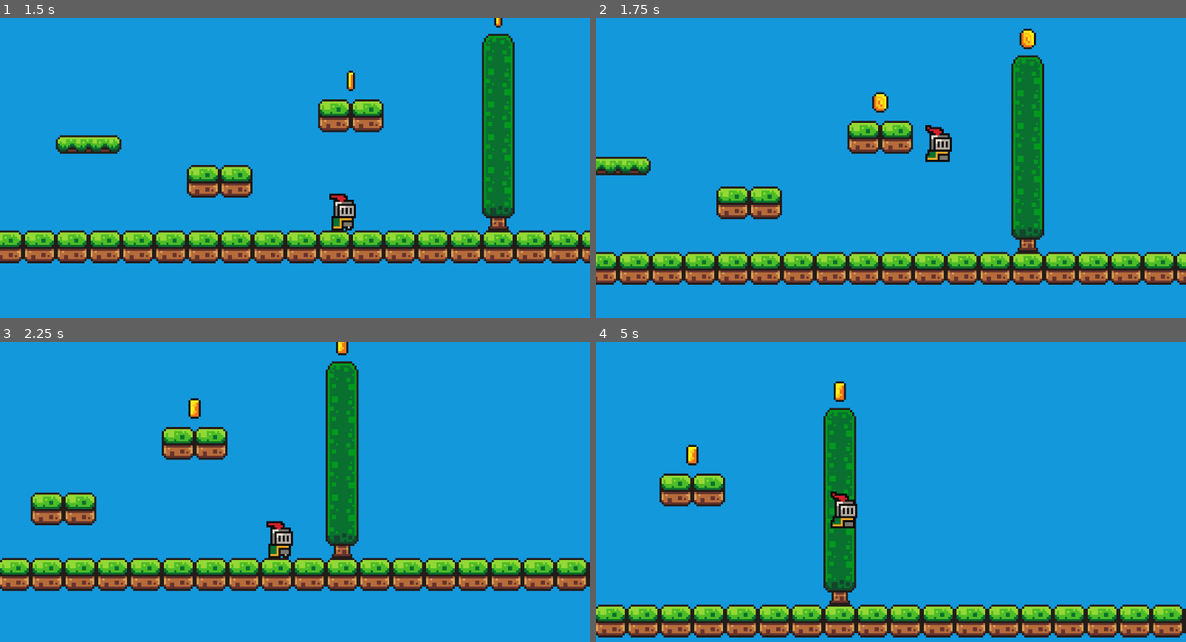
Above: before the commit, frames 1-4 (two rows, left to right).
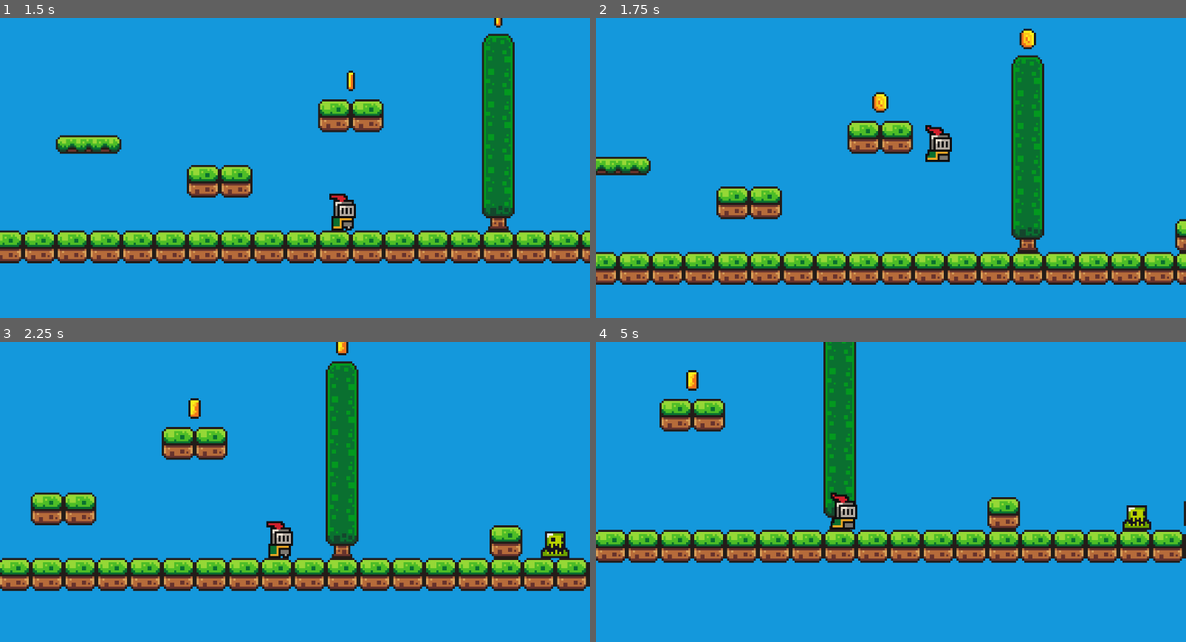
Above: after the commit, the same moments.

Repository: Nikman800/Lab_4_Game
Game: Godot game, scene res://scenes/game.tscn
Two runs of this game, one before a commit and one after it. Both use one fixed random seed, a clock stepped at 60 frames per second and the inputs below.
Inputs:
- Up to frame 1 (1.5 s): tap Enter (ui_accept) at 0.5, 0.77 s; hold Right (ui_right) from 0.53 s (still down)
- Up to frame 2 (1.75 s): keep holding Right (ui_right); tap Enter (ui_accept) at 1.52 s
- Up to frame 3 (2.25 s): release Right (ui_right) at 2.03 s; hold Left (ui_left) from 2.03 s (still down)
- Up to frame 4 (5 s): release Left (ui_left) at 2.78 s; hold Right (ui_right) 2.78-4.28 s; tap Enter (ui_accept) at 3.02, 3.77, 4.52 s; hold Left (ui_left) from 4.28 s (still down)

Frame 1 is identical in both runs. In frame 2, 0.2% of the frame differs, in the area x 98-100%, y 66-79%; in frame 3, 1.0%; in frame 4, 27%, in the area x 0-100%, y 0-99%.

Commit message:
Added slime enemy

Diff:
--- /dev/null
+++ b/assets/sprites/slime.gd
@@ -0,0 +1,20 @@
+extends Node2D
+
+const SPEED = 60
+
+var direction = -1
+
+@onready var ray_cast_right = $RayCastRight
+@onready var ray_cast_left = $RayCastLeft
+@onready var animated_sprite = $AnimatedSprite2D
+
+
+# Called every frame. 'delta' is the elapsed time since the previous frame.
+func _process(delta):
+	if ray_cast_right.is_colliding():
+		direction = -1
+		animated_sprite.flip_h = true
+	if ray_cast_left.is_colliding():
+		direction = 1
+		animated_sprite.flip_h = false
+	position.x += direction * SPEED * delta
--- a/scenes/game.tscn
+++ b/scenes/game.tscn
@@ -1,10 +1,11 @@
-[gd_scene load_steps=12 format=3 uid="uid://ce7c6q1u36skb"]
+[gd_scene load_steps=13 format=3 uid="uid://ce7c6q1u36skb"]
 
 [ext_resource type="PackedScene" uid="uid://buqsspxla075q" path="res://scenes/player.tscn" id="1_ppmqx"]
 [ext_resource type="Texture2D" uid="uid://8rh8vh2psuxg" path="res://assets/sprites/world_tileset.png" id="2_eqwxu"]
 [ext_resource type="PackedScene" uid="uid://dwfjvdh2j2ero" path="res://scenes/platform.tscn" id="3_v7s5c"]
 [ext_resource type="PackedScene" uid="uid://bybwh5jjgsgkl" path="res://scenes/coin.tscn" id="4_w0ket"]
 [ext_resource type="PackedScene" uid="uid://b631raxidnram" path="res://scenes/killzone.tscn" id="5_3bfb2"]
+[ext_resource type="PackedScene" uid="uid://dlfvcmxaf158c" path="res://scenes/slime.tscn" id="6_bvobh"]
 
 [sub_resource type="TileSetAtlasSource" id="TileSetAtlasSource_fk1l3"]
 texture = ExtResource("2_eqwxu")
@@ -457,7 +458,7 @@
 layer_0/name = "Background"
 layer_0/tile_data = PackedInt32Array(-720910, 0, 11, -655374, 0, 11, -589838, 0, 11, -524302, 0, 11, -458766, 0, 11, -3 …(17358 unchanged characters)…
 layer_1/name = "Mid"
-layer_1/tile_data = PackedInt32Array(65532, 0, 0, 65533, 0,  …(444 unchanged characters)… , 37, 0, 0, 38, 0, 0, 39, 0, 0, 40, 0, 0)
+layer_1/tile_data = PackedInt32Array(65532, 0, 0, 65533, 0,  …(444 unchanged characters)… , 37, 0, 0, 38, 0, 0, 39, 0, 0, 40, 0, 0, -65519, 0, 0, -65513, 0, 0)
 
 [node name="Player" parent="." instance=ExtResource("1_ppmqx")]
 z_index = 5
@@ -512,3 +513,6 @@
 "": SubResource("AnimationLibrary_4gndd")
 }
 autoplay = "move"
+
+[node name="Slime" parent="." instance=ExtResource("6_bvobh")]
+position = Vector2(295, 0)
--- /dev/null
+++ b/scenes/slime.tscn
@@ -0,0 +1,68 @@
+[gd_scene load_steps=10 format=3 uid="uid://dlfvcmxaf158c"]
+
+[ext_resource type="Script" path="res://assets/sprites/slime.gd" id="1_odq1j"]
+[ext_resource type="Texture2D" uid="uid://4l2yddxh6ckw" path="res://assets/sprites/slime_green.png" id="1_rk2h7"]
+[ext_resource type="PackedScene" uid="uid://b631raxidnram" path="res://scenes/killzone.tscn" id="2_rhjrk"]
+
+[sub_resource type="AtlasTexture" id="AtlasTexture_tjcpr"]
+atlas = ExtResource("1_rk2h7")
+region = Rect2(0, 24, 24, 24)
+
+[sub_resource type="AtlasTexture" id="AtlasTexture_knfbv"]
+atlas = ExtResource("1_rk2h7")
+region = Rect2(24, 24, 24, 24)
+
+[sub_resource type="AtlasTexture" id="AtlasTexture_e14uq"]
+atlas = ExtResource("1_rk2h7")
+region = Rect2(48, 24, 24, 24)
+
+[sub_resource type="AtlasTexture" id="AtlasTexture_grsro"]
+atlas = ExtResource("1_rk2h7")
+region = Rect2(72, 24, 24, 24)
+
+[sub_resource type="SpriteFrames" id="SpriteFrames_143u1"]
+animations = [{
+"frames": [{
+"duration": 1.0,
+"texture": SubResource("AtlasTexture_tjcpr")
+}, {
+"duration": 1.0,
+"texture": SubResource("AtlasTexture_knfbv")
+}, {
+"duration": 1.0,
+"texture": SubResource("AtlasTexture_e14uq")
+}, {
+"duration": 1.0,
+"texture": SubResource("AtlasTexture_grsro")
+}],
+"loop": true,
+"name": &"default",
+"speed": 10.0
+}]
+
+[sub_resource type="RectangleShape2D" id="RectangleShape2D_xrdgp"]
+size = Vector2(10, 15)
+
+[node name="Slime" type="Node2D"]
+script = ExtResource("1_odq1j")
+
+[node name="AnimatedSprite2D" type="AnimatedSprite2D" parent="."]
+position = Vector2(0, -12)
+sprite_frames = SubResource("SpriteFrames_143u1")
+autoplay = "default"
+frame = 2
+frame_progress = 0.801882
+
+[node name="Killzone" parent="." instance=ExtResource("2_rhjrk")]
+
+[node name="CollisionShape2D" type="CollisionShape2D" parent="Killzone"]
+position = Vector2(0, -7.5)
+shape = SubResource("RectangleShape2D_xrdgp")
+
+[node name="RayCastRight" type="RayCast2D" parent="."]
+position = Vector2(0, -7)
+target_position = Vector2(9, 0)
+
+[node name="RayCastLeft" type="RayCast2D" parent="."]
+position = Vector2(0, -7)
+target_position = Vector2(-9, 0)
